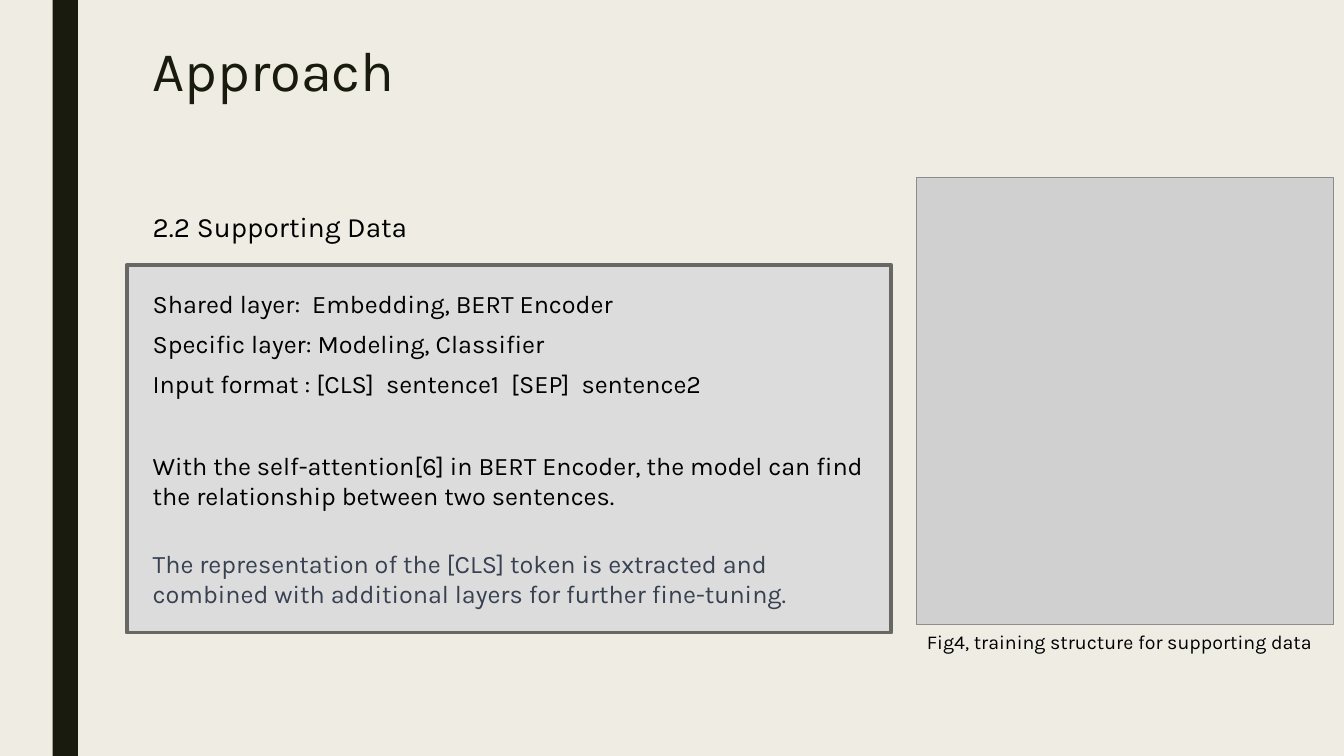
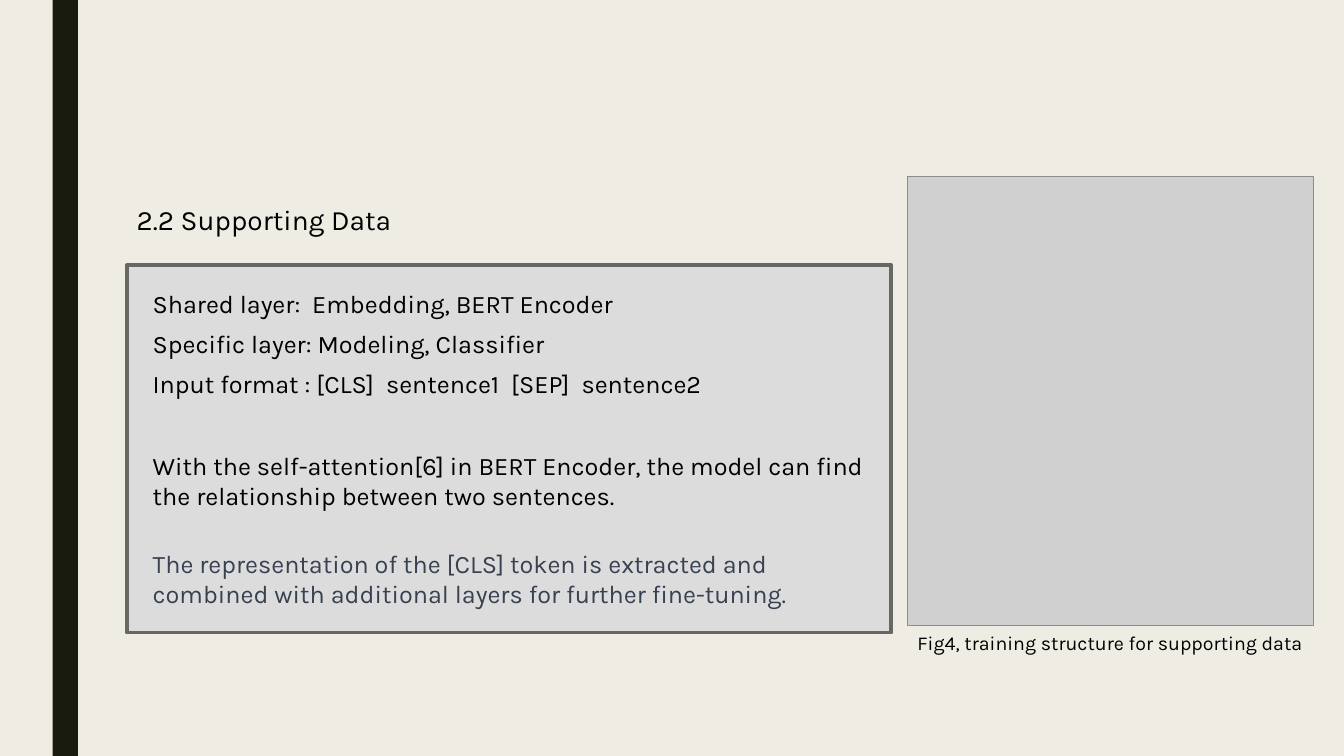
Before and after one commit to wangjasonx62301/How-multitasking-benefits-QA-Retrieval, a slide deck: slide 11 of Temp_2.pptx. Drawn at 1344x756 pixels with LibreOffice and Linux fonts; fonts in the diff are those of the drawing; grey boxes stand for pictures. Boxes give left, top, right and bottom in pixels: in the first picture for what was removed or moved away, otherwise in the second. Text is boxed around its words. In the diff, an @@ line names an element or a change of style, - is before the commit and + after.

```diff
--- a/Temp_2.pptx
+++ b/Temp_2.pptx
@@ title removed at (x1=153, y1=53, x2=395, y2=104) @@
-Approach
@@ picture resized from (x1=918, y1=177, x2=1335, y2=625) to (x1=907, y1=176, x2=1314, y2=625) @@
@@ text "2.2 Supporting Data" moved from (x1=153, y1=217, x2=407, y2=244) to (x1=137, y1=210, x2=391, y2=237) @@
@@ text "Fig4, training structure for supporting ..." moved from (x1=927, y1=635, x2=1312, y2=654) to (x1=917, y1=636, x2=1303, y2=655) @@
```
Also in this commit, not shown: 13 other slides changed, 6 slides added, 2 slides removed, 5 other files.
